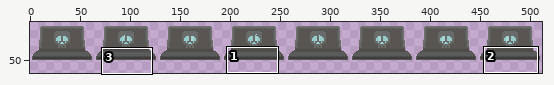
A sprite sheet gets an edit: 18ans/tileset/banc.png. The first picture is a wide view before the edit; the outline marks the close-up.
Close-up. Before:
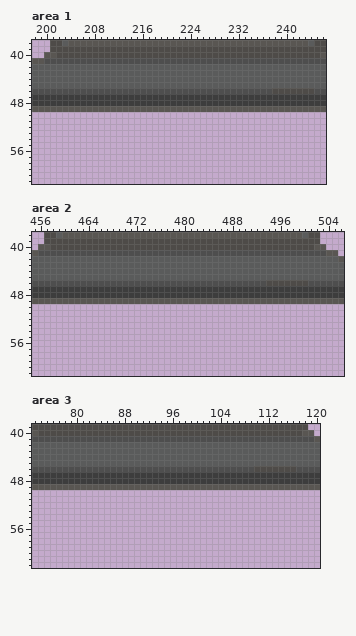
The file is 512x64 pixels. Colours within 5 levels of each other are drawn and written as one. Shown: area 1: x 198..246, y 38..61; area 2: x 455..506, y 38..61; area 3: x 73..120, y 39..62. The wide view leaves out empty margins. The commit also changed other parts of the picture, which this record leaves out.
And afterwards:
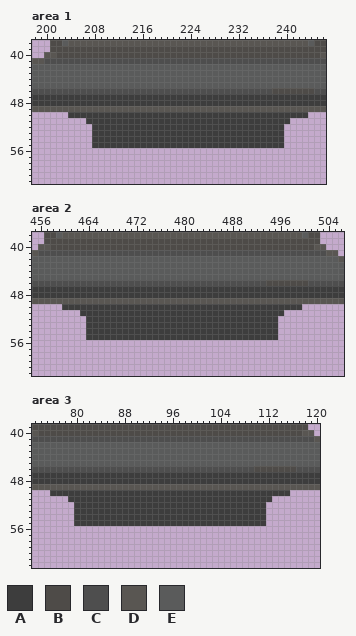
Palette (. is transparent): A #3d3d3d  B #4e4b48  C #4e4e4e  D #595652  E #5a5b5b
From old to new:
Area 1:
y 50: x 204..243 ........................................ -> AAAAAAAAAAAAAAAAAAAAAAAAAAAAAAAAAAAAAAAA
y 51: x 207..240 .................................. -> AAAAAAAAAAAAAAAAAAAAAAAAAAAAAAAAAA
y 52..55: x 208..239 ................................ -> AAAAAAAAAAAAAAAAAAAAAAAAAAAAAAAA
Area 2:
y 50: x 460..499 ........................................ -> AAAAAAAAAAAAAAAAAAAAAAAAAAAAAAAAAAAAAAAA
y 51: x 463..496 .................................. -> AAAAAAAAAAAAAAAAAAAAAAAAAAAAAAAAAA
y 52..55: x 464..495 ................................ -> AAAAAAAAAAAAAAAAAAAAAAAAAAAAAAAA
Area 3:
y 50: x 76..115 ........................................ -> AAAAAAAAAAAAAAAAAAAAAAAAAAAAAAAAAAAAAAAA
y 51: x 79..112 .................................. -> AAAAAAAAAAAAAAAAAAAAAAAAAAAAAAAAAA
y 52..55: x 80..111 ................................ -> AAAAAAAAAAAAAAAAAAAAAAAAAAAAAAAA
Changed places in both close-ups, as pixel boxes (x1, y1, x2, y2):
added: (68, 112, 308, 148)
added: (62, 304, 302, 340)
added: (50, 490, 290, 526)
